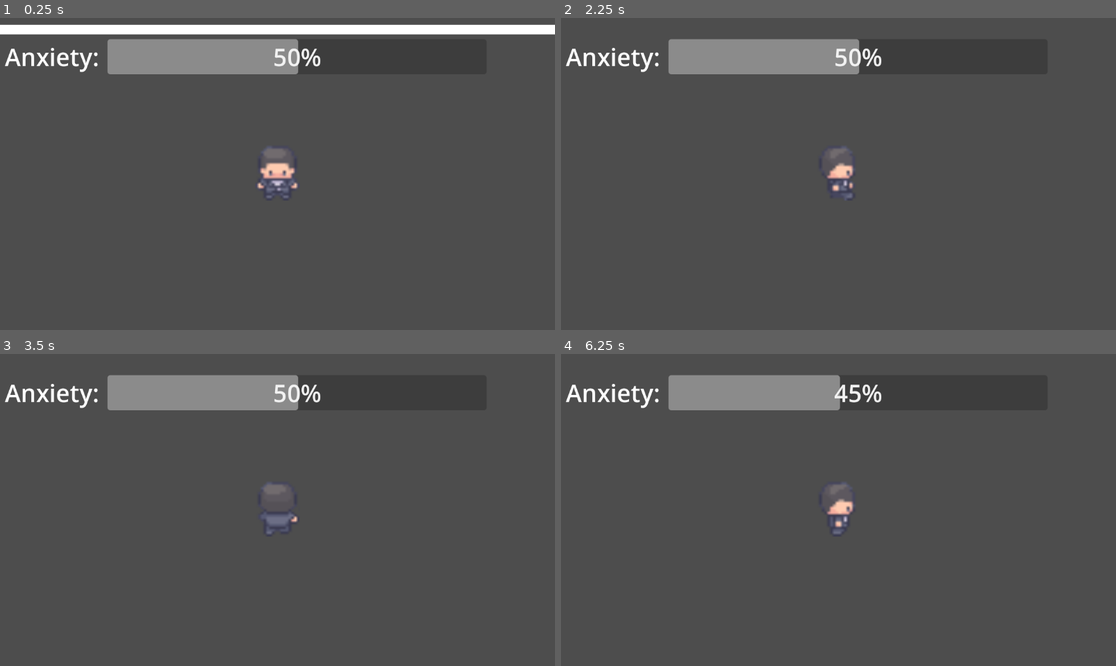
Above: before the commit, frames 1-4 (two rows, left to right).
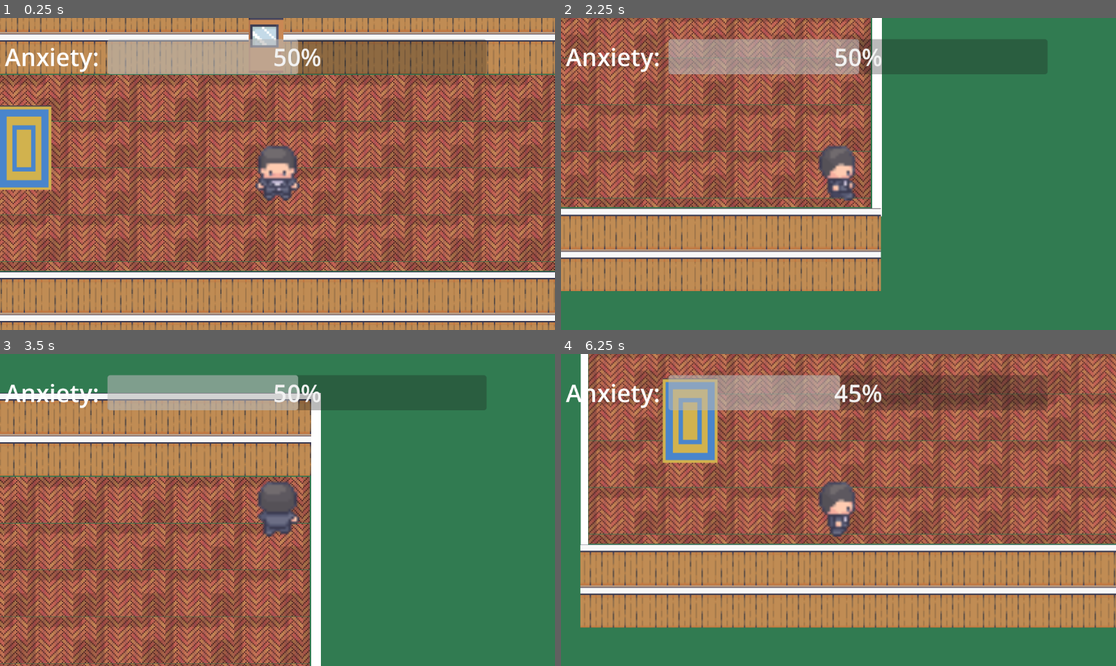
Above: after the commit, the same moments.

Repository: mpallansch/FearToFreedom
Game: Godot game, scene res://Scenes/Levels/Main/Main.tscn
The game is run twice, just before and just after one commit, with the same random seed, the same clock (stepped at 60 frames per second) and the same inputs.
Inputs:
- Up to frame 1 (0.25 s): no input
- Up to frame 2 (2.25 s): hold Right (right) 0.53-1.28 s; hold Down (down) 1.28-2.03 s; hold Right (right) from 2.03 s (still down)
- Up to frame 3 (3.5 s): release Right (right) at 2.78 s; hold Up (up) from 2.78 s (still down)
- Up to frame 4 (6.25 s): release Up (up) at 3.53 s; hold Left (left) 3.53-5.03 s; hold Down (down) 5.03-5.78 s; hold Right (right) from 5.78 s (still down)

The runs differ from the first frame. In frame 1, 96% of the frame differs, in the area x 0-100%, y 0-100%; in frame 2, 97%; in frame 3, 96%; in frame 4, 96%.

Commit message:
Visual Overhaul

Diff:
--- a/Scenes/Levels/Main/Main.tscn
+++ b/Scenes/Levels/Main/Main.tscn
@@ -1,98 +1,162 @@
-[gd_scene load_steps=8 format=3 uid="uid://chrvrglkcykfp"]
+[gd_scene load_steps=15 format=3 uid="uid://chrvrglkcykfp"]
 
 [ext_resource type="PackedScene" uid="uid://bcs4rat7nfoy1" path="res://Scenes/Entities/Player/Player.tscn" id="1_2xa60"]
 [ext_resource type="PackedScene" uid="uid://bnpt0rh07t6vl" path="res://Globals/AnxietyZone/AnxietyZone.tscn" id="2_4bpno"]
+[ext_resource type="Texture2D" uid="uid://cog8pyejcl544" path="res://Sprites/Environment/Rug.png" id="3_ih7jn"]
+[ext_resource type="Texture2D" uid="uid://ukt5ug7pko6x" path="res://Sprites/Environment/Interiors_free_48x48.png" id="3_n7cn0"]
 [ext_resource type="PackedScene" uid="uid://bec6sjrt8ynm1" path="res://Scenes/Entities/Collectible/Collectable.tscn" id="3_udbcw"]
+[ext_resource type="Texture2D" uid="uid://bjhgrwk15bf32" path="res://Sprites/Environment/Wall.png" id="5_w0s3a"]
+[ext_resource type="Texture2D" uid="uid://n70qvbnjs7ud" path="res://Sprites/Environment/Door.png" id="7_cmjv2"]
+
+[sub_resource type="AtlasTexture" id="AtlasTexture_l2ey3"]
+atlas = ExtResource("3_n7cn0")
+region = Rect2(639.24, 535.684, 114.44, 175.676)
 
 [sub_resource type="CanvasTexture" id="CanvasTexture_dxqu0"]
 
 [sub_resource type="RectangleShape2D" id="RectangleShape2D_jrspj"]
 resource_local_to_scene = true
 resource_name = "Shape 1"
-size = Vector2(20, 600)
+size = Vector2(15, 600)
+
+[sub_resource type="RectangleShape2D" id="RectangleShape2D_wpifd"]
+resource_local_to_scene = true
+resource_name = "Shape 1"
+size = Vector2(620, 169)
+
+[sub_resource type="RectangleShape2D" id="RectangleShape2D_ccamt"]
+resource_local_to_scene = true
+resource_name = "Shape 1"
+size = Vector2(597, 169)
 
 [sub_resource type="RectangleShape2D" id="RectangleShape2D_thbfd"]
 resource_local_to_scene = true
 resource_name = "Shape 1"
 size = Vector2(20, 600)
 
-[sub_resource type="RectangleShape2D" id="RectangleShape2D_8qjku"]
+[sub_resource type="RectangleShape2D" id="RectangleShape2D_i0i4j"]
 resource_local_to_scene = true
-resource_name = "Shape 3"
-size = Vector2(1500, 20)
+resource_name = "Shape 1"
+size = Vector2(1478, 169)
 
 [node name="Main" type="Node2D"]
 
 [node name="Player" parent="." instance=ExtResource("1_2xa60")]
 z_index = 1
+position = Vector2(0, 1)
 
-[node name="AnxietyZone" parent="." instance=ExtResource("2_4bpno")]
+[node name="Collectable" parent="." instance=ExtResource("3_udbcw")]
+position = Vector2(-3702, 2)
+metadata/sprite = "Red"
+metadata/increase_anxiety = "-20"
+
+[node name="Environment" type="Node2D" parent="."]
+
+[node name="TextureRect" type="TextureRect" parent="Environment"]
+offset_left = -737.0
+offset_top = -205.0
+offset_right = 707.0
+offset_bottom = 202.0
+texture = ExtResource("3_ih7jn")
+stretch_mode = 1
+
+[node name="Rug" type="Sprite2D" parent="Environment"]
+position = Vector2(-526, -53)
+texture = SubResource("AtlasTexture_l2ey3")
+
+[node name="RigidBody2D4" type="RigidBody2D" parent="Environment"]
+position = Vector2(0, -2000)
+gravity_scale = 0.0
+freeze = true
+
+[node name="Sprite2D" type="Sprite2D" parent="Environment/RigidBody2D4"]
+scale = Vector2(20, 600)
+texture = SubResource("CanvasTexture_dxqu0")
+
+[node name="CollisionShape2D" type="CollisionShape2D" parent="Environment/RigidBody2D4"]
+shape = SubResource("RectangleShape2D_jrspj")
+
+[node name="AnxietyZone" parent="Environment" instance=ExtResource("2_4bpno")]
 metadata/width = 1000
 metadata/height = 300
 metadata/priority = 1
 metadata/drain = -5
 
-[node name="AnxietyZone2" parent="." instance=ExtResource("2_4bpno")]
+[node name="AnxietyZone2" parent="Environment" instance=ExtResource("2_4bpno")]
 metadata/width = 2000
 metadata/height = 600
 metadata/priority = 2
 metadata/drain = 5
 
-[node name="AnxietyZone3" parent="." instance=ExtResource("2_4bpno")]
+[node name="AnxietyZone3" parent="Environment" instance=ExtResource("2_4bpno")]
 metadata/width = 5000
 metadata/height = 5000
 metadata/priority = 3
 metadata/drain = 10
 
-[node name="RigidBody2D" type="RigidBody2D" parent="."]
-position = Vector2(-750, 0)
+[node name="TopWall" type="RigidBody2D" parent="Environment"]
+position = Vector2(0, -350)
 gravity_scale = 0.0
 freeze = true
 
-[node name="Sprite2D" type="Sprite2D" parent="RigidBody2D"]
+[node name="CollisionShape2D" type="CollisionShape2D" parent="Environment/TopWall"]
+position = Vector2(417, 59.5)
+shape = SubResource("RectangleShape2D_wpifd")
+
+[node name="CollisionShape2D2" type="CollisionShape2D" parent="Environment/TopWall"]
+position = Vector2(-452.5, 59.5)
+shape = SubResource("RectangleShape2D_ccamt")
+
+[node name="TextureRect" type="TextureRect" parent="Environment/TopWall"]
+offset_left = -744.0
+offset_top = -29.0
+offset_right = 726.0
+offset_bottom = 143.0
+texture = ExtResource("5_w0s3a")
+stretch_mode = 1
+
+[node name="RightWall" type="RigidBody2D" parent="Environment"]
+position = Vector2(720, -79)
+gravity_scale = 0.0
+freeze = true
+
+[node name="Sprite2D" type="Sprite2D" parent="Environment/RightWall"]
 scale = Vector2(20, 600)
 texture = SubResource("CanvasTexture_dxqu0")
 
-[node name="CollisionShape2D" type="CollisionShape2D" parent="RigidBody2D"]
-shape = SubResource("RectangleShape2D_jrspj")
+[node name="CollisionShape2D" type="CollisionShape2D" parent="Environment/RightWall"]
+shape = SubResource("RectangleShape2D_thbfd")
 
-[node name="RigidBody2D2" type="RigidBody2D" parent="."]
-position = Vector2(750, 0)
+[node name="LeftWall" type="RigidBody2D" parent="Environment"]
+position = Vector2(-746, -79)
 gravity_scale = 0.0
 freeze = true
 
-[node name="Sprite2D" type="Sprite2D" parent="RigidBody2D2"]
-scale = Vector2(20, 600)
+[node name="Sprite2D" type="Sprite2D" parent="Environment/LeftWall"]
+scale = Vector2(15, 600)
 texture = SubResource("CanvasTexture_dxqu0")
 
-[node name="CollisionShape2D" type="CollisionShape2D" parent="RigidBody2D2"]
-shape = SubResource("RectangleShape2D_thbfd")
+[node name="CollisionShape2D" type="CollisionShape2D" parent="Environment/LeftWall"]
+shape = SubResource("RectangleShape2D_jrspj")
 
-[node name="RigidBody2D3" type="RigidBody2D" parent="."]
-position = Vector2(0, -300)
+[node name="BottomWall" type="RigidBody2D" parent="Environment"]
+position = Vector2(0, -350)
 gravity_scale = 0.0
 freeze = true
 
-[node name="Sprite2D" type="Sprite2D" parent="RigidBody2D3"]
-scale = Vector2(1500, 20)
-texture = SubResource("CanvasTexture_dxqu0")
+[node name="CollisionShape2D" type="CollisionShape2D" parent="Environment/BottomWall"]
+position = Vector2(-13, 637)
+shape = SubResource("RectangleShape2D_i0i4j")
 
-[node name="CollisionShape2D" type="CollisionShape2D" parent="RigidBody2D3"]
-shape = SubResource("RectangleShape2D_8qjku")
+[node name="TextureRect" type="TextureRect" parent="Environment/BottomWall"]
+offset_left = -754.0
+offset_top = 554.0
+offset_right = 728.0
+offset_bottom = 726.0
+texture = ExtResource("5_w0s3a")
+stretch_mode = 1
 
-[node name="RigidBody2D4" type="RigidBody2D" parent="."]
-position = Vector2(0, -2000)
-gravity_scale = 0.0
-freeze = true
-
-[node name="Sprite2D" type="Sprite2D" parent="RigidBody2D4"]
-scale = Vector2(20, 600)
-texture = SubResource("CanvasTexture_dxqu0")
-
-[node name="CollisionShape2D" type="CollisionShape2D" parent="RigidBody2D4"]
-shape = SubResource("RectangleShape2D_jrspj")
-
-[node name="Collectable" parent="." instance=ExtResource("3_udbcw")]
-position = Vector2(-3702, 2)
-metadata/sprite = "Red"
-metadata/increase_anxiety = "-20"
+[node name="Door" type="Sprite2D" parent="."]
+position = Vector2(-24, -272)
+scale = Vector2(1.63636, 1.60127)
+texture = ExtResource("7_cmjv2")
--- a/project.godot
+++ b/project.godot
@@ -53,3 +53,4 @@
 
 renderer/rendering_method="gl_compatibility"
 renderer/rendering_method.mobile="gl_compatibility"
+environment/defaults/default_clear_color=Color(0.192157, 0.482353, 0.317647, 1)
Binary file added: Sprites/Environment/Door.png
Not shown, added: Sprites/Environment/Door.png.import
Binary file added: Sprites/Environment/Interiors_free_48x48.png
Not shown, added: Sprites/Environment/Interiors_free_48x48.png.import
Binary file added: Sprites/Environment/Room_Builder_free_48x48.png
Not shown, added: Sprites/Environment/Room_Builder_free_48x48.png.import
Binary file added: Sprites/Environment/Rug.png
Not shown, added: Sprites/Environment/Rug.png.import
Binary file added: Sprites/Environment/Wall.png
Not shown, added: Sprites/Environment/Wall.png.import
Not shown, added: Sprites/Environment/.DS_Store
